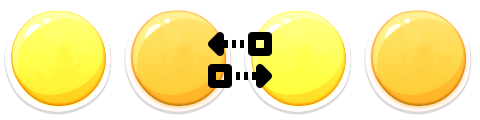
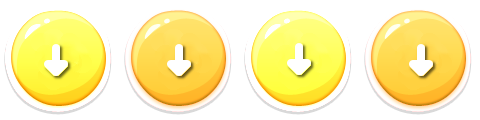
Revision of a layered w=480, h=120 image; what changed, layer by layer:
added layer "Drop Shadow #31" above "Drop Shadow #30" over (409, 44, 437, 80)
added layer "Drop Shadow #30" above "Drop Shadow #29" over (287, 43, 315, 79)
added layer "Drop Shadow #29" above "Drop Shadow #28" over (44, 44, 72, 80)
added layer "Drop Shadow #28" above "transfer.png" over (167, 44, 195, 80)
hid "transfer.png" over (208, 32, 272, 88)
